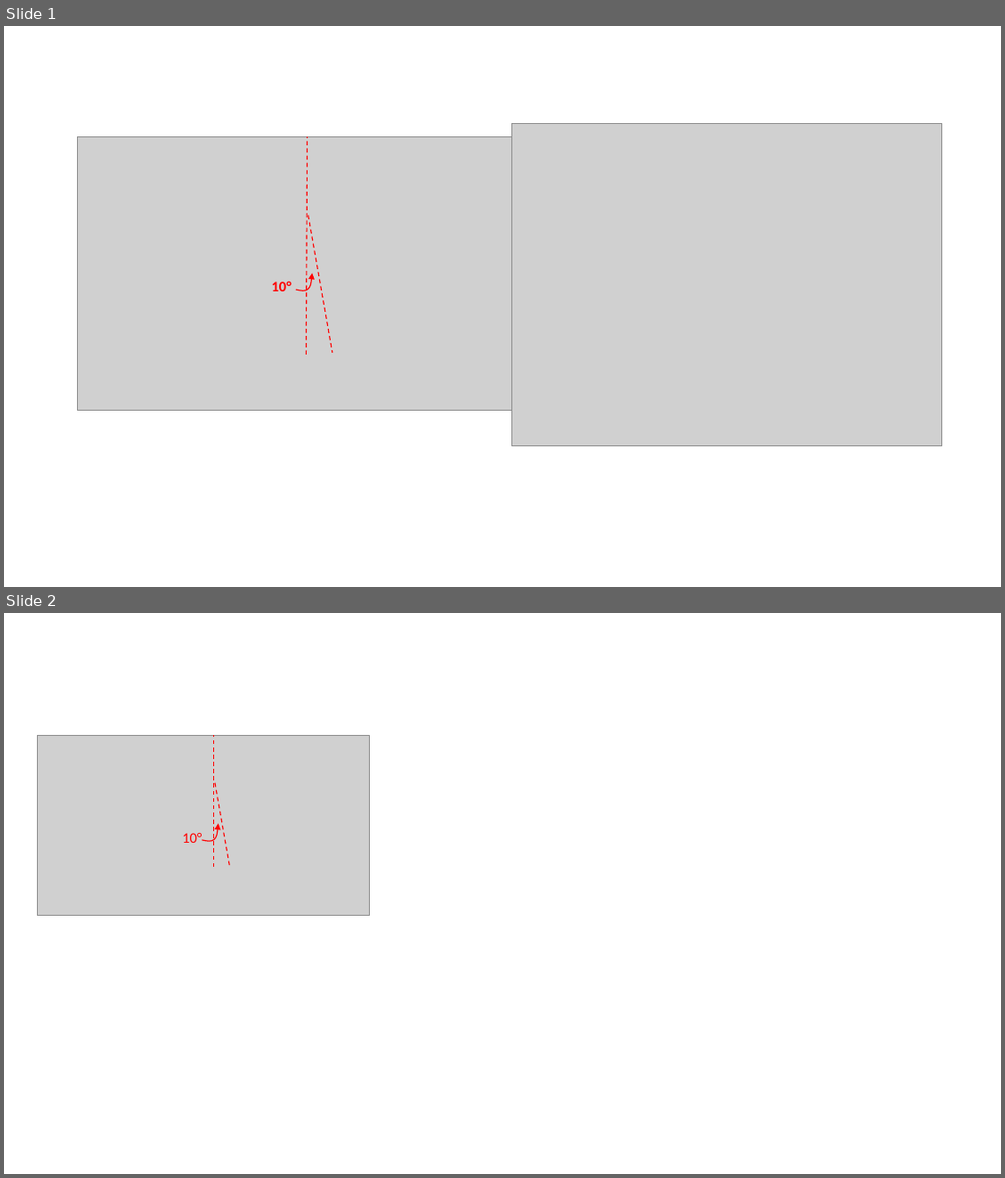
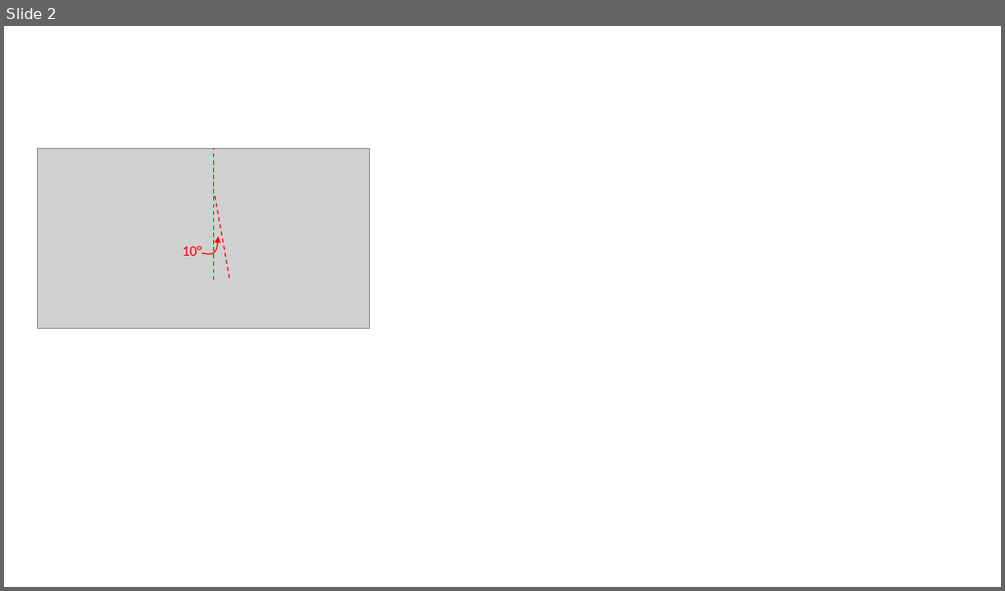
Before and after one commit to nemocrys/crystal-x, a slide deck: figures/meniscus.pptx. Shown one above the other, each under a label of ours: slides 1 and 2 before the commit, slide 2 after it. The pictures are 1005x1178 and 1005x591 pixels, drawn with LibreOffice and Linux fonts; fonts in the diff are those of the drawing; grey boxes stand for pictures. Boxes give left, top, right and bottom in pixels: in the first picture for what was removed or moved away, otherwise in the second. Text is boxed around its words. In the diff, an @@ line names an element or a change of style, - is before the commit and + after.

```diff
--- a/figures/meniscus.pptx
+++ b/figures/meniscus.pptx
@@ slide 1 removed at (4,26,1001,587), background #FFFFFF @@
@@ picture removed at (512,124,941,446) @@
@@ picture removed at (78,136,534,410) @@
@@ line removed from (306, 354) to (307, 136) @@
@@ line removed from (308, 216) to (332, 353) @@
@@ text removed at (272,281,291,291) @@
-10°
@@ freeform shape removed at (296,273,312,290) @@
```
Also in this commit, not shown: 1 slide added, 6 other files.
